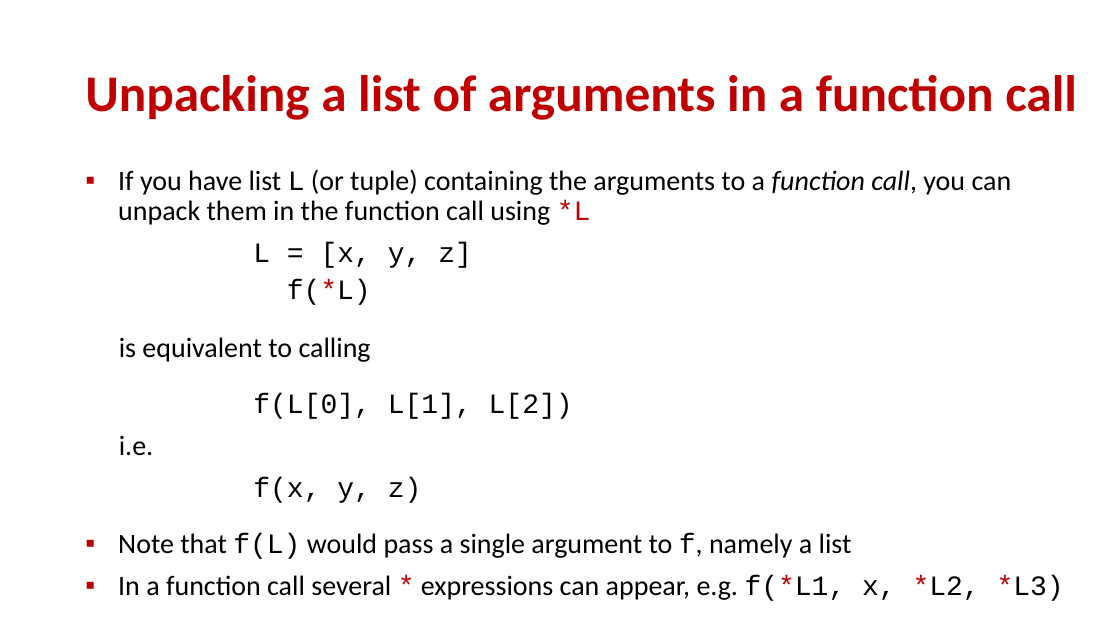
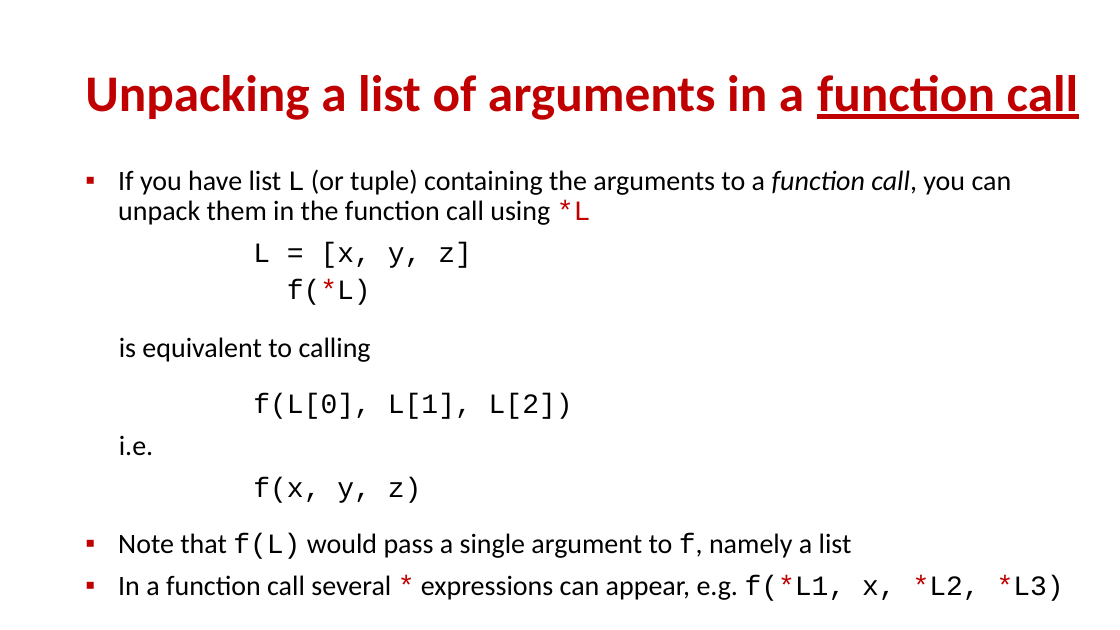
Before and after one commit to gsbrodal/gsbrodal.github.io, a slide deck: slide 11 of ipsa/slides/functions.pptx. Drawn at 1120x630 pixels with LibreOffice and Linux fonts; fonts in the diff are those of the drawing. Boxes give left, top, right and bottom in pixels: in the first picture for what was removed or moved away, otherwise in the second. Text is boxed around its words. In the diff, an @@ line names an element or a change of style, - is before the commit and + after.

Commit message:
exercises.html all-slides.pdf functions.pdf functions.pptx

```diff
--- a/ipsa/slides/functions.pptx
+++ b/ipsa/slides/functions.pptx
@@ title "Unpacking a list of arguments ..." at box(85, 75, 1079, 120): underline on in "function call" @@
```
Also in this commit, not shown: 3 other files.
